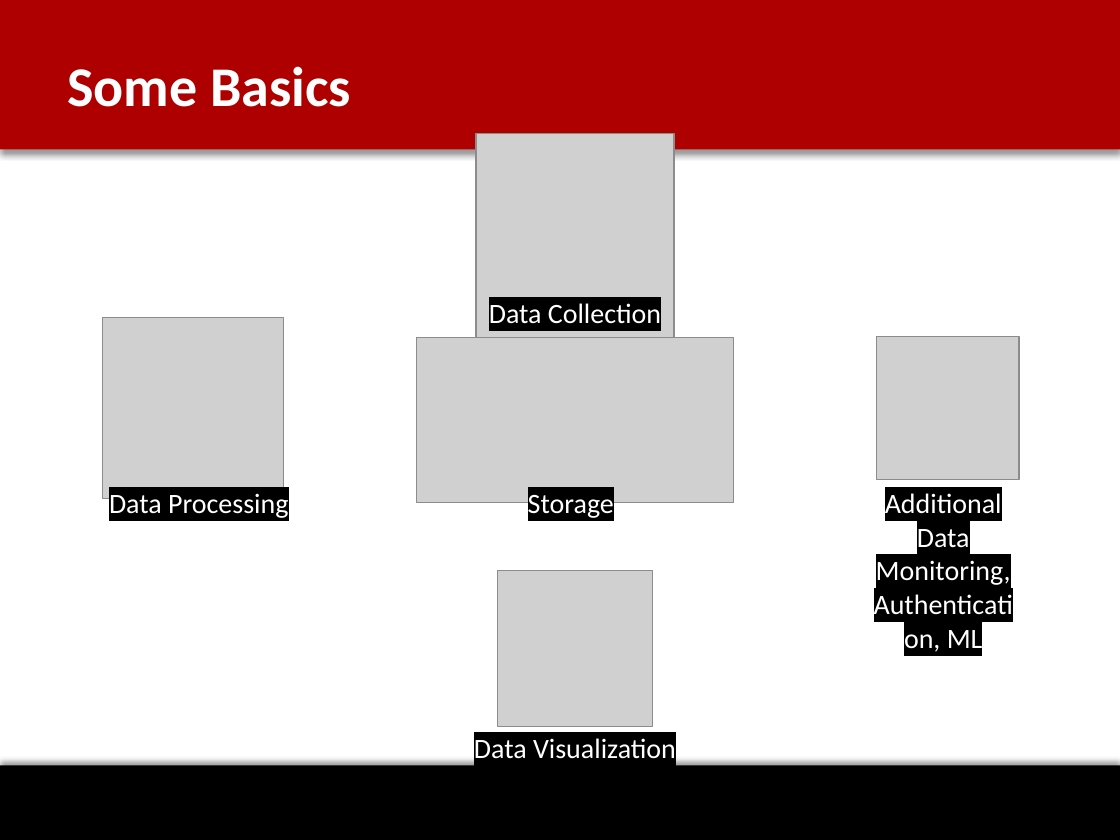
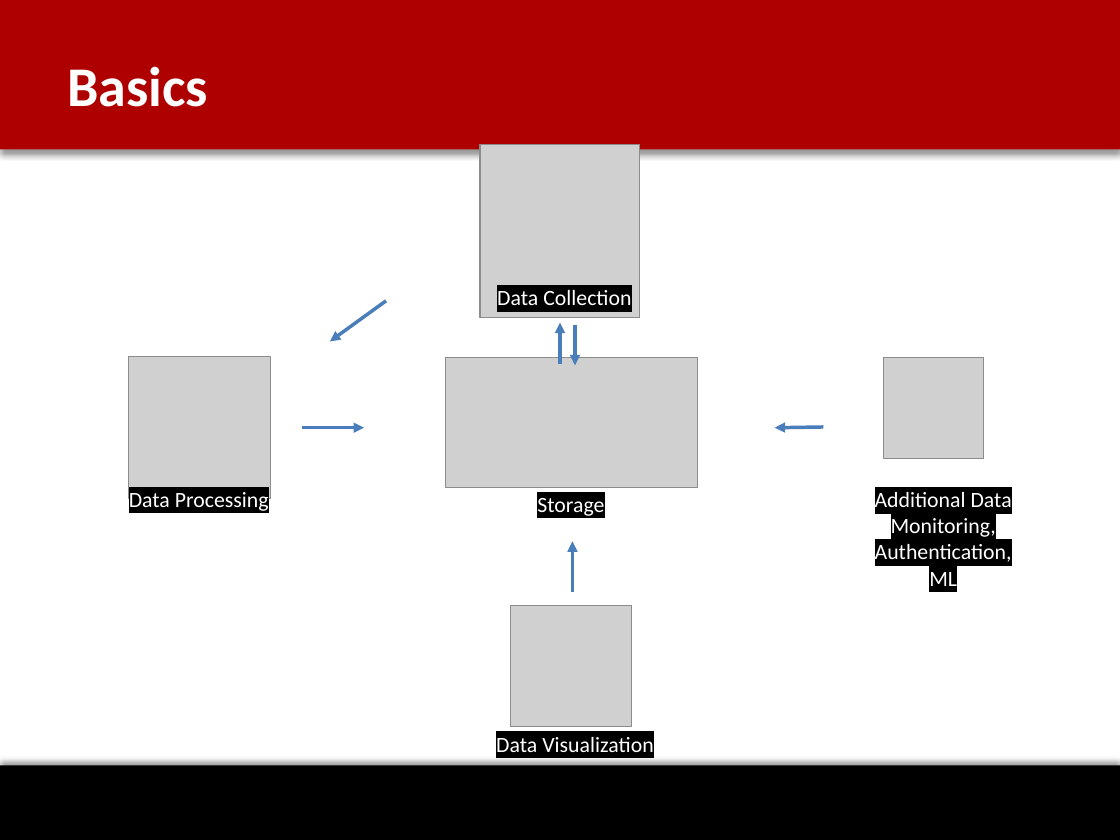
Before and after one commit to anujshah3/Elastic-Search, a slide deck: slide 6 of Elasticsearch_Spotlight.pptx (slide 4 before the commit). Drawn at 1120x840 pixels with LibreOffice and Linux fonts; fonts in the diff are those of the drawing; grey boxes stand for pictures; background and template pictures are left out. Boxes give left, top, right and bottom in pixels: in the first picture for what was removed or moved away, otherwise in the second. Text is boxed around its words. In the diff, an @@ line names an element or a change of style, - is before the commit and + after.

Commit message:
updated slides
updated slides

```diff
--- a/Elasticsearch_Spotlight.pptx
+++ b/Elasticsearch_Spotlight.pptx
@@ title at bbox=[67, 66, 208, 107]: text changed @@
-Some Basics
+Basics
@@ picture: place and size @@
-picture at bbox=[476, 133, 674, 348]
+picture at bbox=[480, 144, 641, 318]
@@ text "Data Collection": place and size @@
-text "Data Collection" at bbox=[489, 303, 661, 324]
+text "Data Collection" at bbox=[497, 290, 631, 305]
@@ arrow added from (386, 301) to (330, 342), #4B7EBC 2.25 pt @@
@@ arrow added from (560, 364) to (560, 323), #4B7EBC 2.25 pt @@
@@ arrow added from (575, 326) to (575, 365), #4B7EBC 2.25 pt @@
@@ picture: place and size @@
-picture at bbox=[103, 317, 284, 498]
+picture at bbox=[129, 357, 271, 500]
@@ picture: place and size @@
-picture at bbox=[417, 337, 734, 502]
+picture at bbox=[446, 357, 697, 488]
@@ picture: place and size @@
-picture at bbox=[877, 336, 1019, 479]
+picture at bbox=[884, 357, 983, 458]
@@ arrow added from (301, 428) to (364, 428), #4B7EBC 2.25 pt @@
@@ arrow added from (823, 427) to (775, 428), #4B7EBC 2.25 pt @@
@@ size 18 to 14 pt in 5 elements at bbox=[496, 737, 653, 752], bbox=[129, 492, 269, 511], bbox=[875, 492, 1012, 586], bbox=[497, 290, 631, 305], bbox=[537, 498, 604, 519] @@
@@ text "Storage": place and size @@
-text "Storage" at bbox=[528, 495, 614, 518]
+text "Storage" at bbox=[537, 498, 604, 519]
@@ arrow added from (572, 591) to (572, 541), #4B7EBC 2.25 pt @@
@@ picture: place and size @@
-picture at bbox=[497, 571, 653, 727]
+picture at bbox=[511, 606, 632, 727]
```
Also in this commit, not shown: 4 other slides changed, 3 slides added, 2 slides removed.
